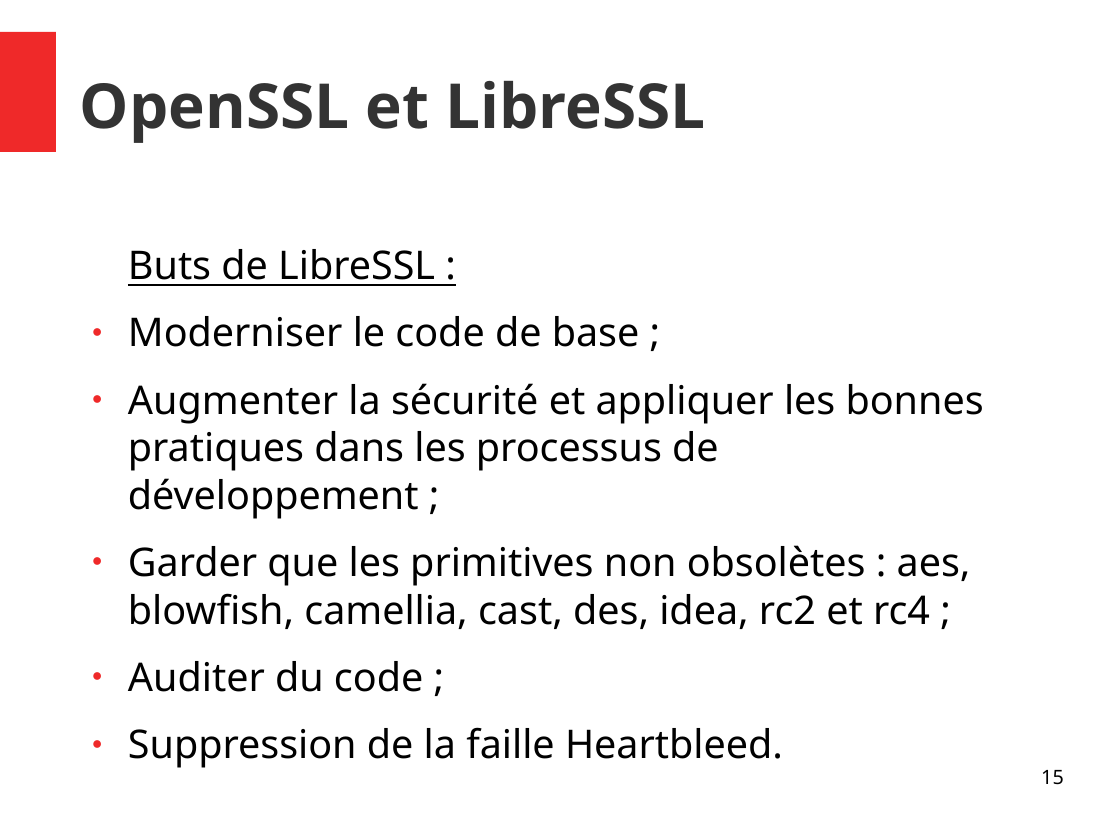
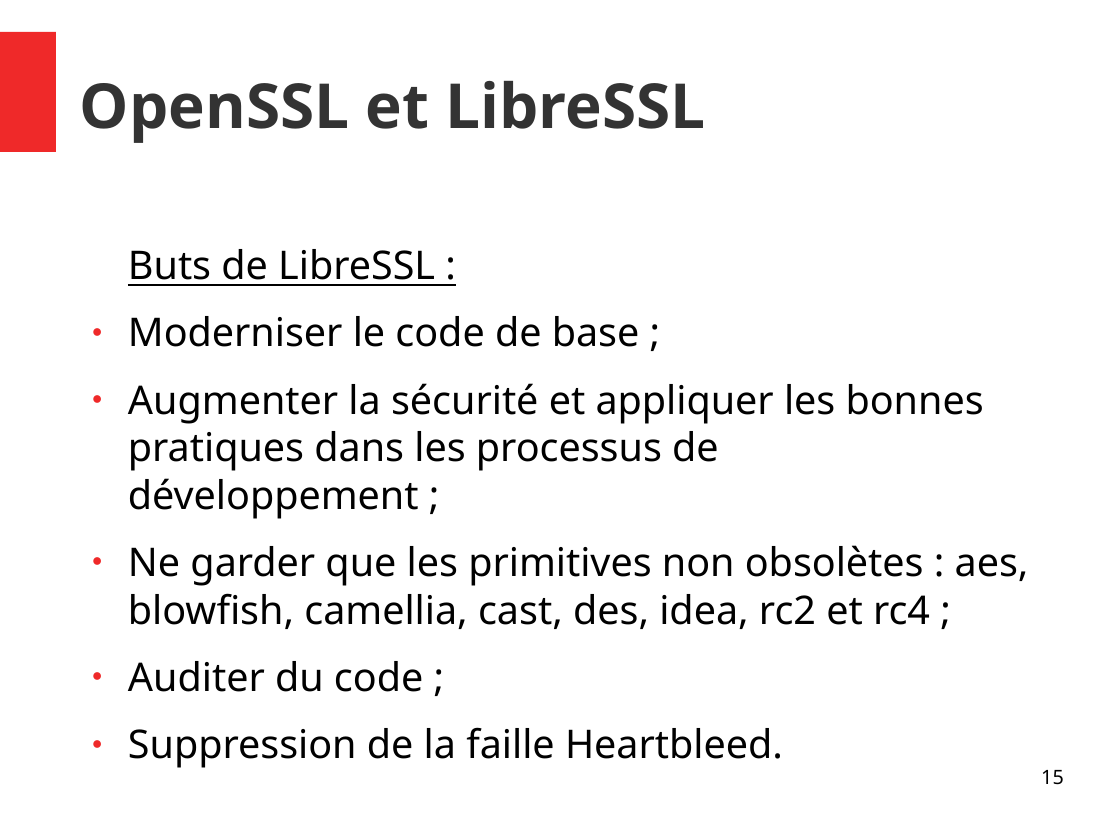
Before and after one commit to Allard-Chris/Aria, a slide deck: slide 15 of docs/[M2CSI]_ICP_Aria_Allard_Aulagnier.odp. Drawn at 1120x840 pixels with LibreOffice and Linux fonts; fonts in the diff are those of the drawing. Boxes give left, top, right and bottom in pixels: in the first picture for what was removed or moved away, otherwise in the second. Text is boxed around its words. In the diff, an @@ line names an element or a change of style, - is before the commit and + after.

```diff
--- a/docs/[M2CSI]_ICP_Aria_Allard_Aulagnier.odp
+++ b/docs/[M2CSI]_ICP_Aria_Allard_Aulagnier.odp
@@ text at [128,545,1029,629]: text changed @@
-● Garder que les primitives non obsolètes : aes, blowfish, camellia, cast, des, idea, rc2 et rc4 ;
+● Ne garder que les primitives non obsolètes : aes, blowfish, camellia, cast, des, idea, rc2 et rc4 ;
```
Also in this commit, not shown: 8 other slides changed, 2 slides removed.
